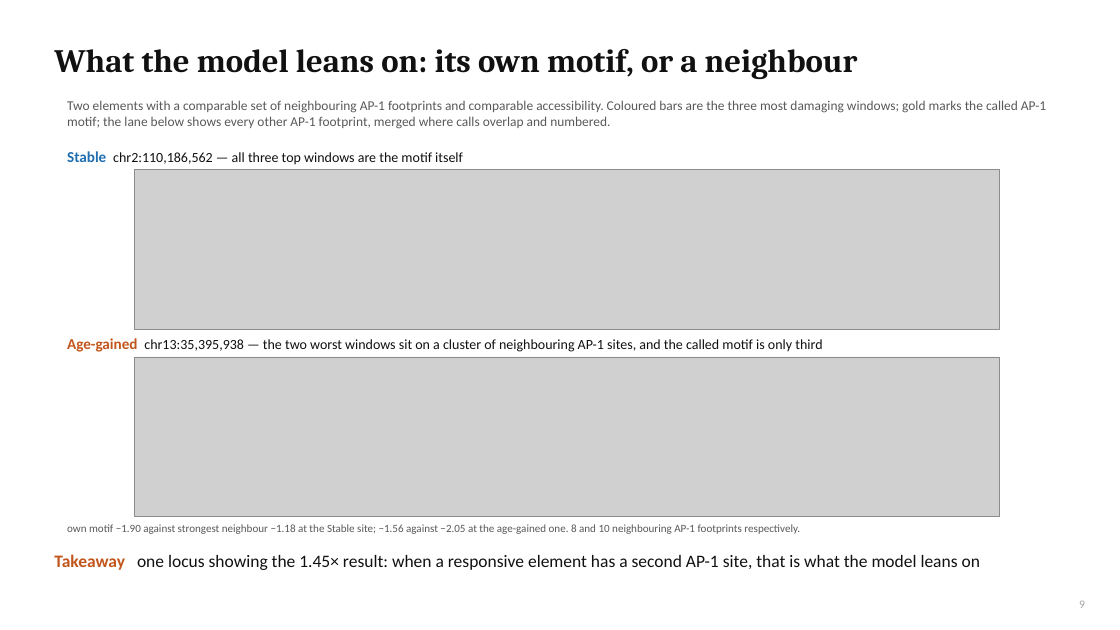
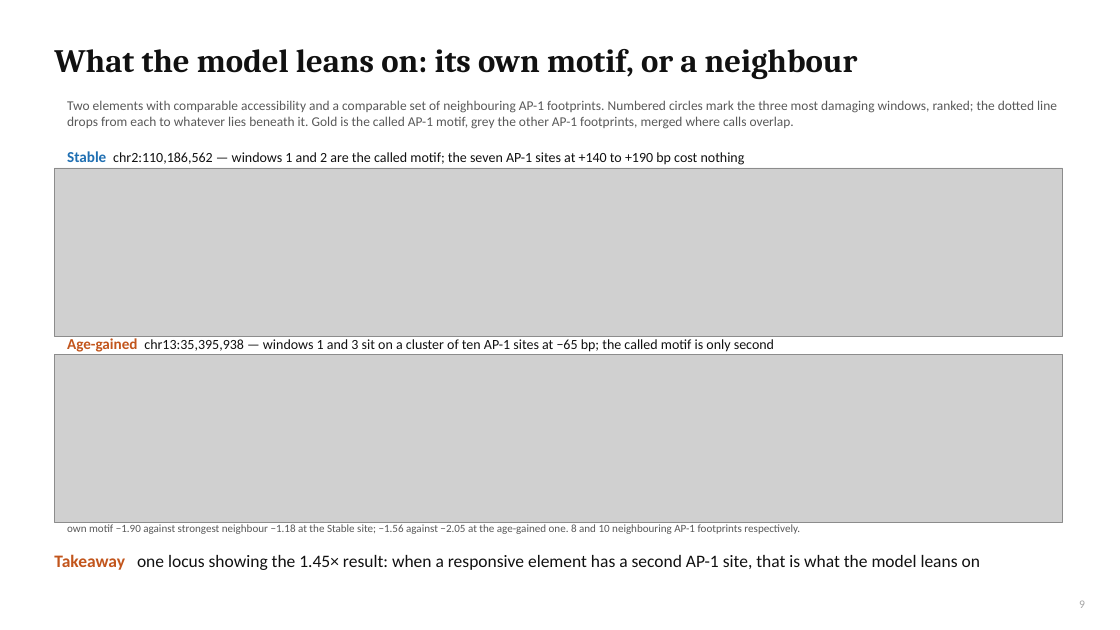
Before and after one commit to cytokine4242/Alpha_Genome_Ap1, a slide deck: slide 9 of Analysis/AP1_AlphaGenome_results.pptx. Drawn at 1120x630 pixels with LibreOffice and Linux fonts; fonts in the diff are those of the drawing; grey boxes stand for pictures. Boxes give left, top, right and bottom in pixels: in the first picture for what was removed or moved away, otherwise in the second. Text is boxed around its words. In the diff, an @@ line names an element or a change of style, - is before the commit and + after.

```diff
--- a/Analysis/AP1_AlphaGenome_results.pptx
+++ b/Analysis/AP1_AlphaGenome_results.pptx
@@ text at box(67, 100, 1057, 129): text changed @@
-Two elements with a comparable set of neighbouring AP-1 footprints and comparable accessibility. Coloured bars are the three most damaging windows; gold marks the called AP-1 motif; the lane below shows every other AP-1 footprint, merged where calls overlap and numbered.
+Two elements with comparable accessibility and a comparable set of neighbouring AP-1 footprints. Numbered circles mark the three most damaging windows, ranked; the dotted line drops from each to whatever lies beneath it. Gold is the called AP-1 motif, grey the other AP-1 footprints, merged where calls overlap.
@@ picture: place and size @@
-picture at box(134, 170, 1000, 329)
+picture at box(55, 168, 1063, 336)
@@ text at box(67, 151, 745, 165): text changed @@
-Stable chr2:110,186,562 — all three top windows are the motif itself
+Stable chr2:110,186,562 — windows 1 and 2 are the called motif; the seven AP-1 sites at +140 to +190 bp cost nothing
@@ picture: place and size @@
-picture at box(134, 357, 1000, 517)
+picture at box(55, 355, 1063, 523)
@@ text at box(67, 336, 774, 352): text changed @@
-Age-gained chr13:35,395,938 — the two worst windows sit on a cluster of neighbouring AP-1 sites, and the called motif is only third
+Age-gained chr13:35,395,938 — windows 1 and 3 sit on a cluster of ten AP-1 sites at −65 bp; the called motif is only second
```
Also in this commit, not shown: 6 other files.
